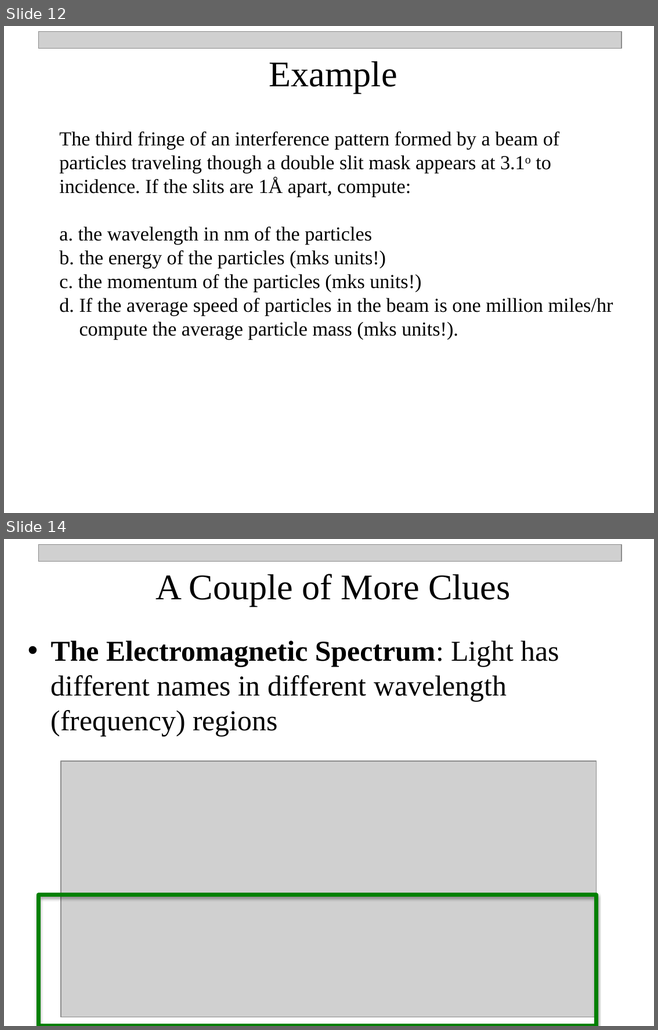
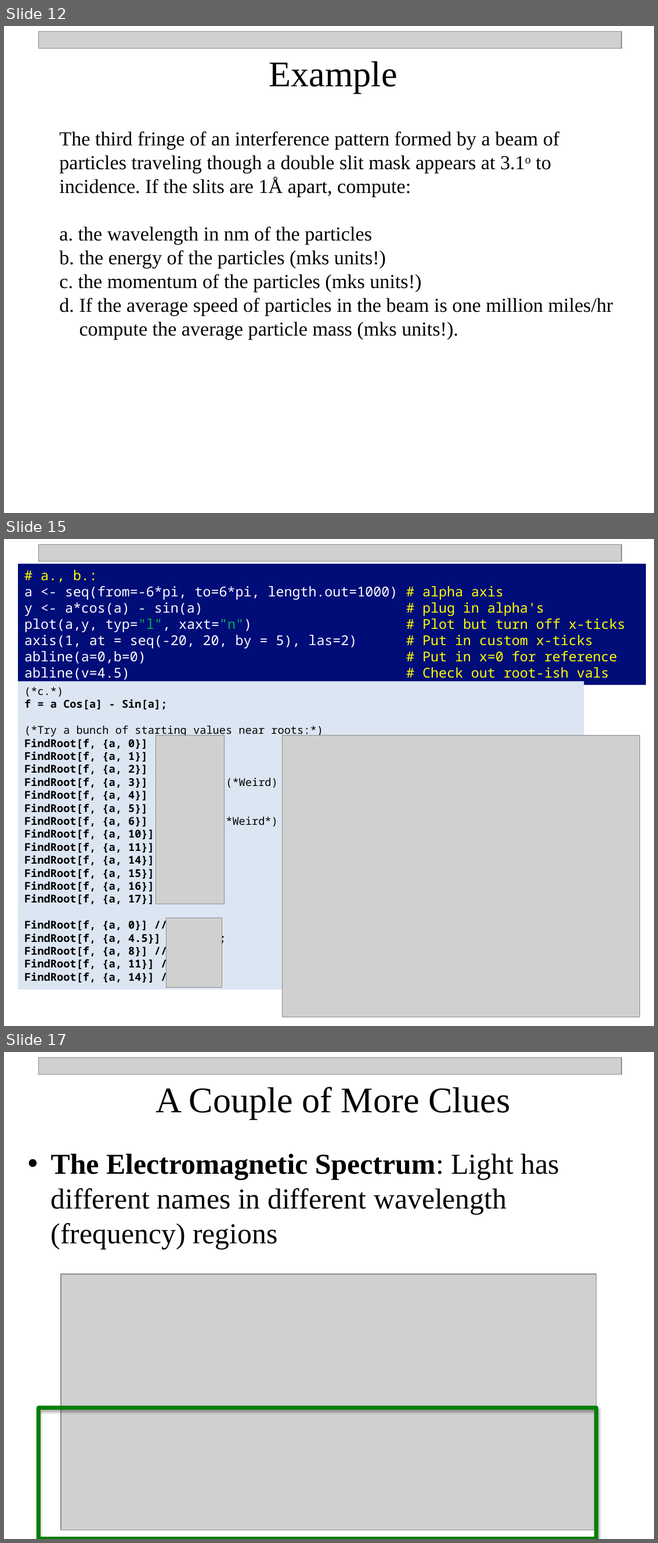
Before and after one commit to npetraco/CHE302, a slide deck: Notes/3_Quantum_TheoryII.pptx. Shown one above the other, each under a label of ours: slides 12 and 14 before the commit, slides 12, 15 and 17 after it; the slides between them are not shown. The pictures are 658x1030 and 658x1543 pixels, drawn with LibreOffice and Linux fonts; fonts in the diff are those of the drawing; grey boxes stand for pictures. Boxes give left, top, right and bottom in pixels: in the first picture for what was removed or moved away, otherwise in the second. Text is boxed around its words. In the diff, an @@ line names an element or a change of style, - is before the commit and + after.

```diff
--- a/Notes/3_Quantum_TheoryII.pptx
+++ b/Notes/3_Quantum_TheoryII.pptx
@@ slide 15 added at (x1=4, y1=539, x2=654, y2=1026), background #FFFFFF @@
@@ picture added at (x1=38, y1=544, x2=621, y2=561) @@
@@ rectangle added at (x1=18, y1=564, x2=646, y2=685), fill #000C78, 15 pt, text #FFFFFF @@
+# a., b.:
+a <- seq(from=-6*pi, to=6*pi, length.out=1000) # alpha axis
+y <- a*cos(a) - sin(a) # plug in alpha's
+plot(a,y, typ="l", xaxt="n") # Plot but turn off x-ticks
+axis(1, at = seq(-20, 20, by = 5), las=2) # Put in custom x-ticks
+abline(a=0,b=0) # Put in x=0 for reference
+abline(v=4.5) # Check out root-ish vals
@@ rectangle added at (x1=18, y1=681, x2=584, y2=990), fill #DCE6F2, 12 pt, text #000000, bold @@
+(*c.*)
+f = a Cos[a] - Sin[a];
+(*Try a bunch of starting values near roots:*)
+FindRoot[f, {a, 0}] // Print;
+FindRoot[f, {a, 1}] // Print;
+FindRoot[f, {a, 2}] // Print;
+FindRoot[f, {a, 3}] // Print; (*Weird)
+FindRoot[f, {a, 4}] // Print;
+FindRoot[f, {a, 5}] // Print;
+FindRoot[f, {a, 6}] // Print; (*Weird*)
+FindRoot[f, {a, 10}] // Print;
+FindRoot[f, {a, 11}] // Print;
+FindRoot[f, {a, 14}] // Print;
+FindRoot[f, {a, 15}] // Print;
+FindRoot[f, {a, 16}] // Print;
+FindRoot[f, {a, 17}] // Print;
+FindRoot[f, {a, 0}] // Print;
+FindRoot[f, {a, 4.5}] // Print;
+FindRoot[f, {a, 8}] // Print;
+FindRoot[f, {a, 11}] // Print;
+FindRoot[f, {a, 14}] // Print;
@@ picture added at (x1=156, y1=736, x2=225, y2=904) @@
@@ picture added at (x1=282, y1=736, x2=640, y2=1017) @@
@@ picture added at (x1=166, y1=918, x2=222, y2=988) @@
@@ what was slide 14 is now slide 17 @@
```
Also in this commit, not shown: 2 slides changed, 2 other slides added, 3 other files.
